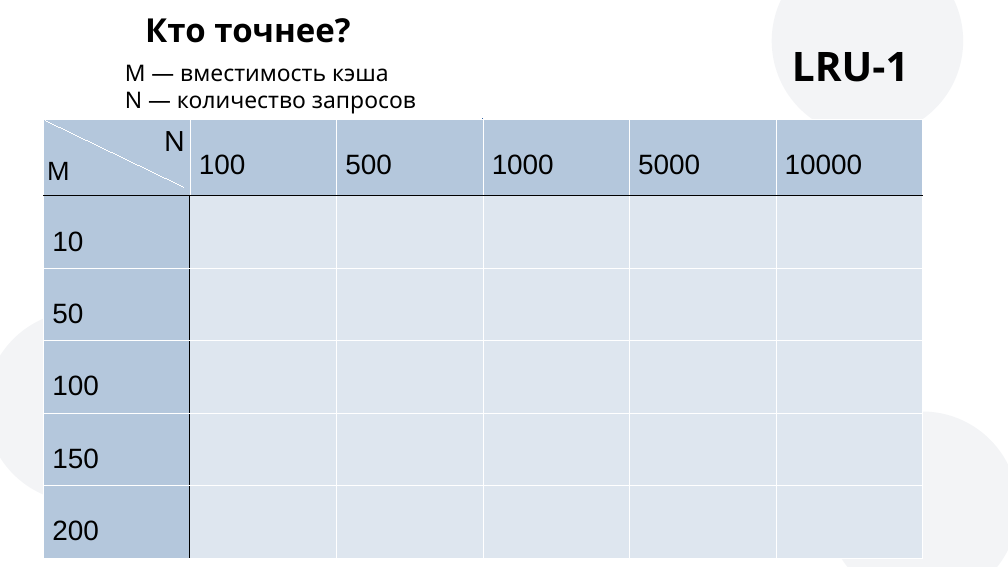
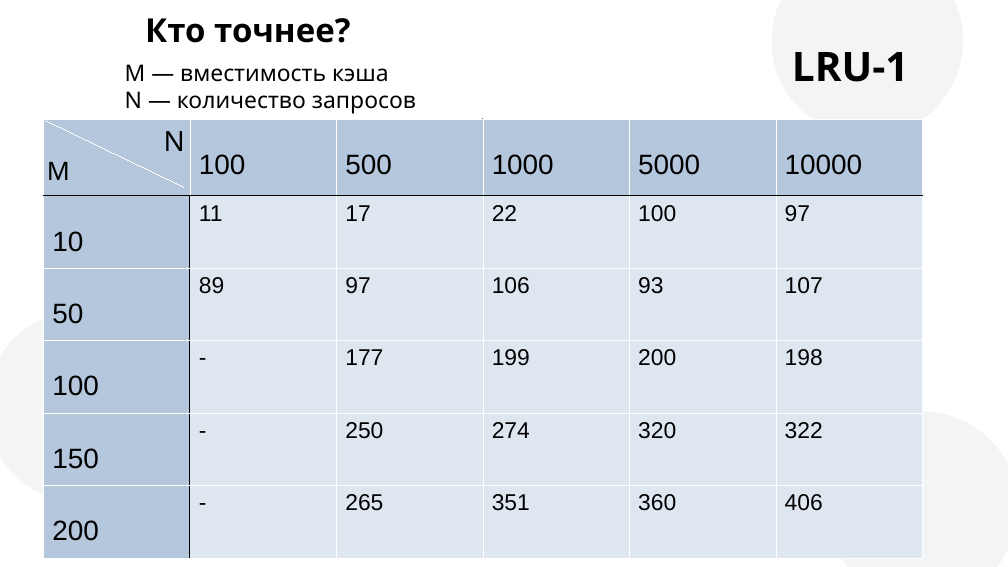
Before and after one commit to SinySs/LRU-K, a slide deck: slide 30 of Theory/presentacia LRU-K.pptx. Drawn at 1008x567 pixels with LibreOffice and Linux fonts; fonts in the diff are those of the drawing; background and template pictures are left out. Boxes give left, top, right and bottom in pixels: in the first picture for what was removed or moved away, otherwise in the second. Text is boxed around its words. In the diff, an @@ line names an element or a change of style, - is before the commit and + after.

Commit message:
tests in tables

```diff
--- a/Theory/presentacia LRU-K.pptx
+++ b/Theory/presentacia LRU-K.pptx
@@ table at (44,119,923,558) @@
-row 2: 10 |  |  |  |  | 
+row 2: 10 | 11 | 17 | 22 | 100 | 97
-row 3: 50 |  |  |  |  | 
+row 3: 50 | 89 | 97 | 106 | 93 | 107
-row 4: 100 |  |  |  |  | 
+row 4: 100 | - | 177 | 199 | 200 | 198
-row 5: 150 |  |  |  |  | 
+row 5: 150 | - | 250 | 274 | 320 | 322
-row 6: 200 |  |  |  |  | 
+row 6: 200 | - | 265 | 351 | 360 | 406
```
Also in this commit, not shown: 20 other slides changed, 5 slides added.
